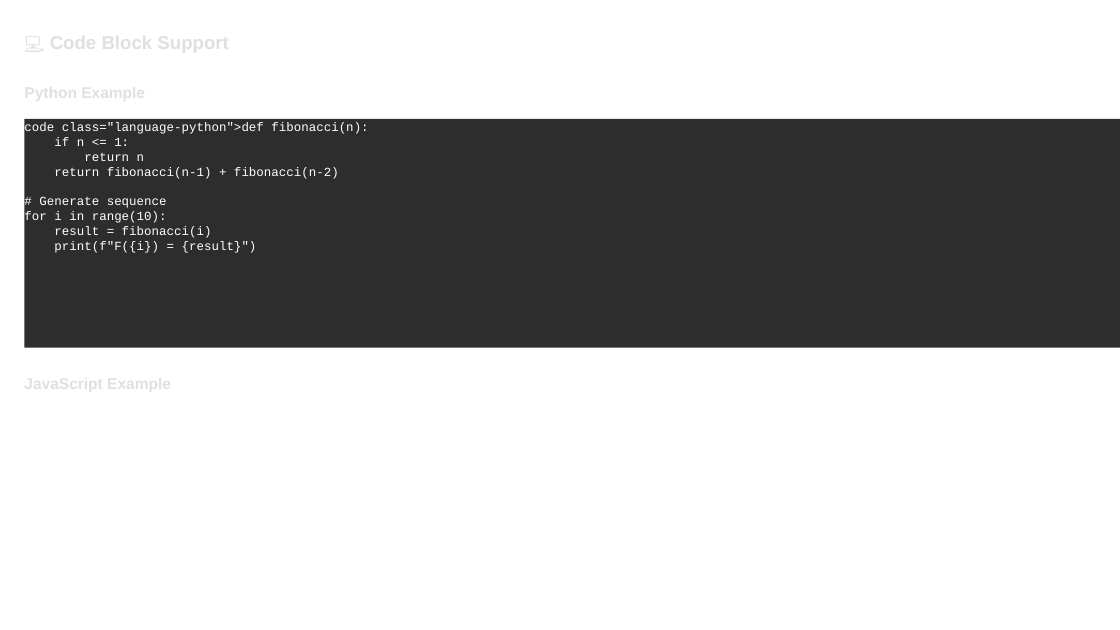
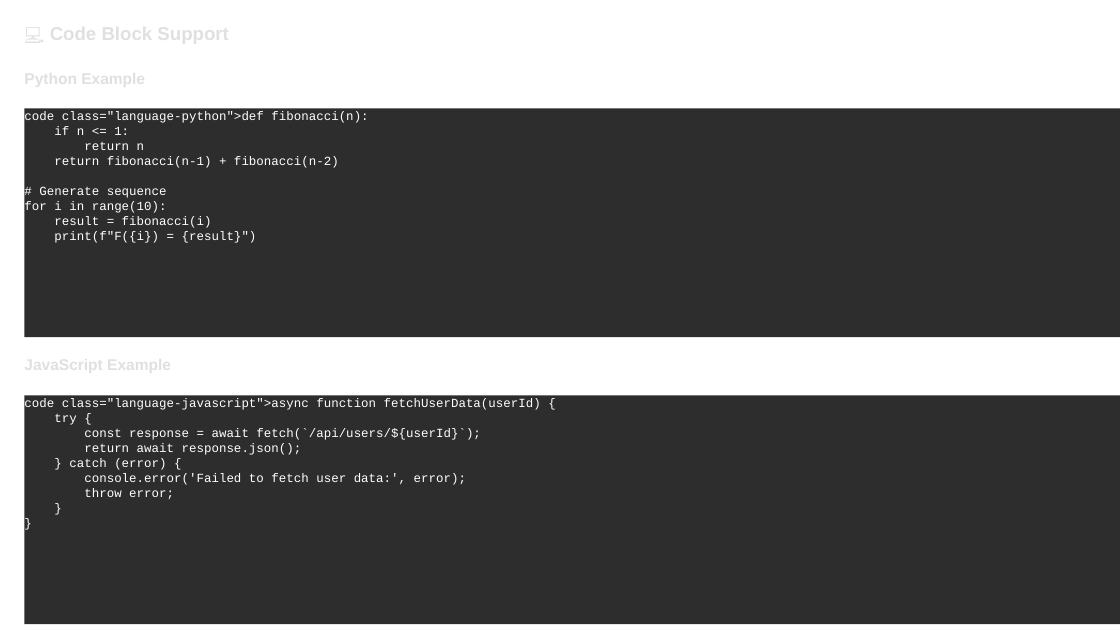
Before and after one commit to louisazhou/slidegenerator, a slide deck: slide 5 of output/comprehensive_demo_dark.pptx (slide 6 before the commit). Drawn at 1120x630 pixels with LibreOffice and Linux fonts; fonts in the diff are those of the drawing. Boxes give left, top, right and bottom in pixels: in the first picture for what was removed or moved away, otherwise in the second. Text is boxed around its words. In the diff, an @@ line names an element or a change of style, - is before the commit and + after.

```diff
--- a/output/comprehensive_demo_dark.pptx
+++ b/output/comprehensive_demo_dark.pptx
@@ rectangle "code class="language-python">def fibonacci(n): if n ...": place and size @@
-rectangle "code class="language-python">def fibonacci(n): if n ..." at bbox=[25, 119, 1120, 347]
+rectangle "code class="language-python">def fibonacci(n): if n ..." at bbox=[25, 109, 1120, 337]
@@ rectangle "code class="language-python">def fibonacci(n): if n ..." at bbox=[25, 109, 1120, 337]: line spacing 1.4 to 1 @@
@@ rectangle added at bbox=[25, 395, 1120, 624], fill #2D2D2D, 8 pt, text #FFFFFF @@
+code class="language-javascript">async function fetchUserData(userId) {
+try {
+const response = await fetch(`/api/users/${userId}`);
+return await response.json();
+} catch (error) {
+console.error('Failed to fetch user data:', error);
+throw error;
+}
+}
```
Also in this commit, not shown: 18 other slides changed, 4 slides removed, 17 other files.
